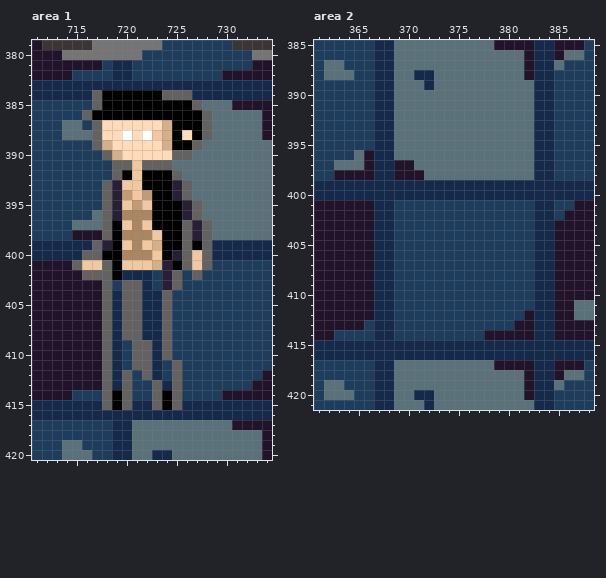
Pixel-art file -- assets/art/bgs/bg_01_master - Copy.aseprite. This is how it looked before the edit.
1024x1024 pixels, 1 frame. Colours within 5 levels of each other are drawn and written as one. Shown: area 1: x 711..734, y 379..420; area 2: x 361..388, y 385..421. The commit also changed other parts of the picture, which this record leaves out.
The same view after the edit:
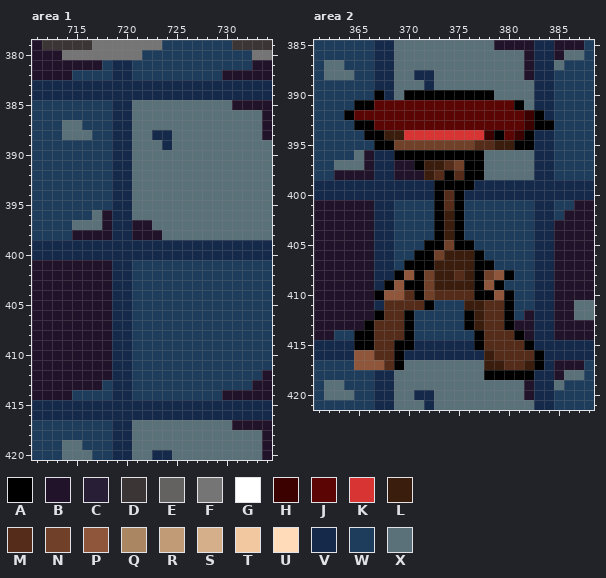
Palette (. is transparent): A #000000  B #21132a  C #281f36  D #3b3535  E #646161  F #757575  G #ffffff  H #3b0000  J #5c0505  K #d93434  L #3b1d0e  M #542c19  N #714029  P #8f563b  Q #ab8662  R #c09b76  S #d5af89  T #f2c8a0  U #ffdbb9  V #152a4b  W #1e3d5c  X #5a7179
Changes in this commit:
layer "CHARACTERS/NPC_DRAFTING" now hidden
Changed rows in their new state; - is an unchanged pixel.
Area 1:
first column x 715:
384 --VVVVVVVVVV--
385 --WWVVXXXXXXX-
386 -WWWVVXXXXXXXX
387 --WWVVXXXXXXXX
388 --WWVVXXVVXXXX
389 --WWVVXXXVXXX-
390 ---WVVXXXXXX--
391 ----VVXXXX----
392 ----VVXXXXX---
393 ---WVVXXXXXX--
394 ---WVVXXXXXX--
395 ---WVVXXXXXXX-
396 ---BVVXXXXXXX-
397 ---BVVBBXXXXXX
398 ---BVVBBBXXXXX
399 --VVVVVVVVVVVV
400 -VVVVVVVVVVVVV
401 BBBBVVWWWWWWWW
402 -BBBV-WW-WW-W-
403 ---BVVWW-WW---
404 ---B-VWWWW----
405 ---B-VWWWW----
406 ---B-VWWWW----
407 ---B-VWWWW----
408 ---B-VWWWW----
409 ---B-VWWWW----
410 ---B-VWWWW----
411 ---B-VWWW-W---
412 ---B-V-WW-W---
413 ---W-V--WWW---
414 ---WVV--WWW---
415 ---VVV--VVV---
Area 2, layer "ITEMS/Items_01_Props":
first column x 364:
390 ---A--AAAAAAAAA------
391 -AAJJJJJJJJJJJJJJA---
392 AJJJJJJJJJJJJJJJJJHA-
393 -AAJJJJJJJJJJJJJJJHAA
394 --AALLKKKKKKKKHAJHA--
395 ---AANNNNNNNNMMLLAA--
396 -----AAAAAAAAA-------
397 -------ALLMNAA-------
398 --------LMAMAA-------
399 ---------AAAA--------
400 ---------AMA---------
401 ---------AMA---------
402 ---------ALA---------
403 ---------ALA---------
404 ---------ALA---------
405 --------AANAA--------
406 -------AANLLLA-------
407 ------AAALLLLAA------
408 -----APANLLMLANPA----
409 ----APAANLLLLAPA-----
410 ---APPMANMMMMAAPA----
411 ----MMMMA---LLMMA----
412 ---AMMA-----ALMMA----
413 --AMMMA-----ALMMA----
414 -AAMMMA------AMMMA---
415 -AAMMAA------AMMMMA--
416 -PPMMA--------LMMMMA-
417 -PPPMA--------LLMMLA-
418 --------------AAAAA--
Changed places in both pictures, as pixel boxes (x1, y1, x2, y2):
changed: (72, 90, 212, 410)
changed: (344, 90, 554, 380)
